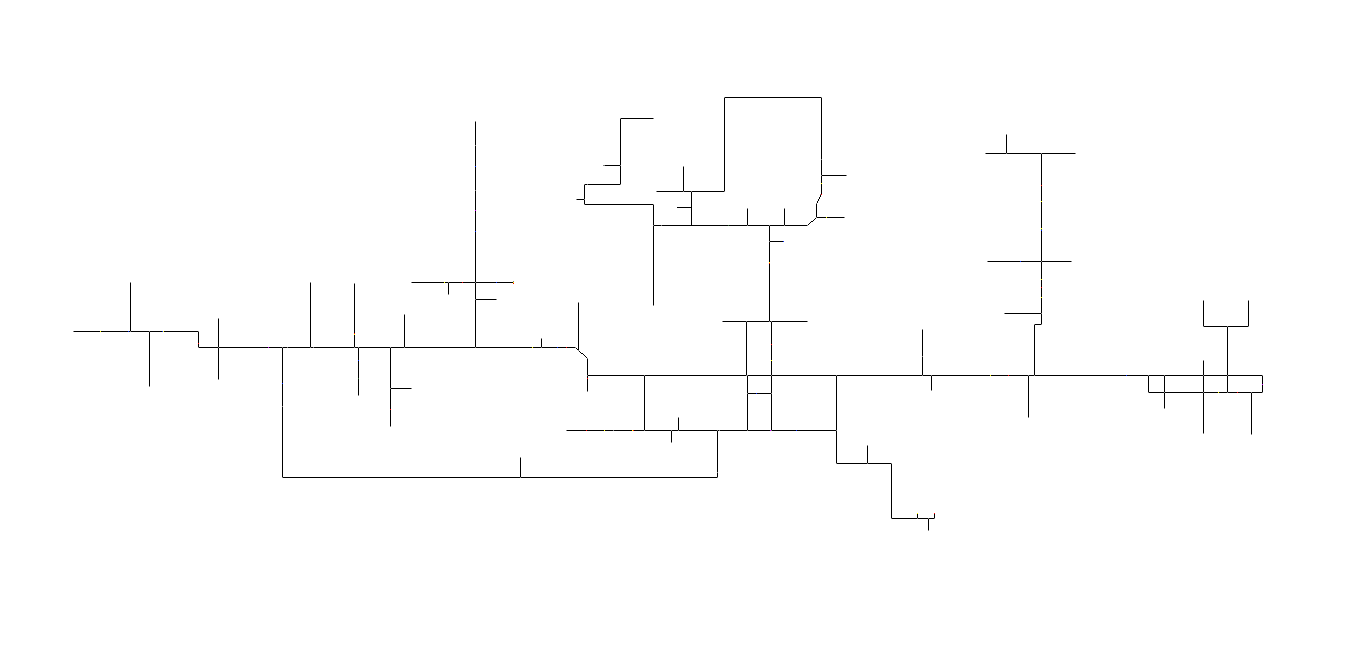
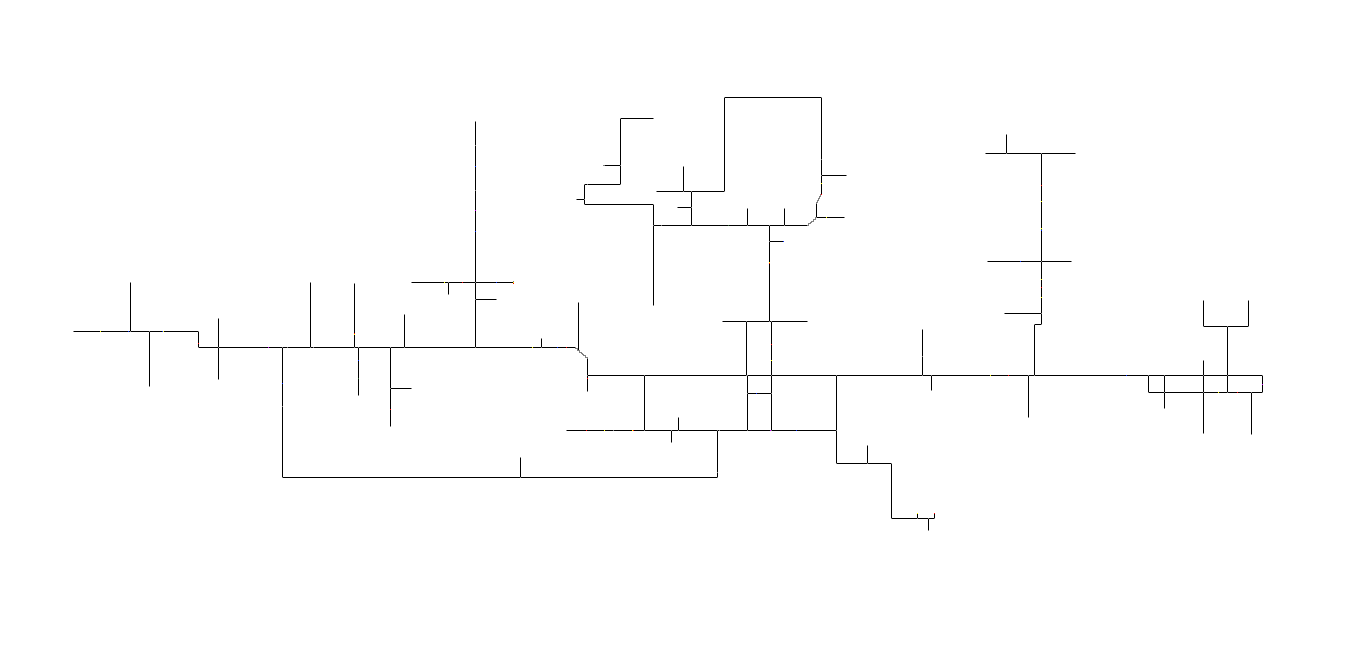
Layers edited between the first and the second 1350×650 image:
painted on "Layer" over [575, 195, 821, 358]
